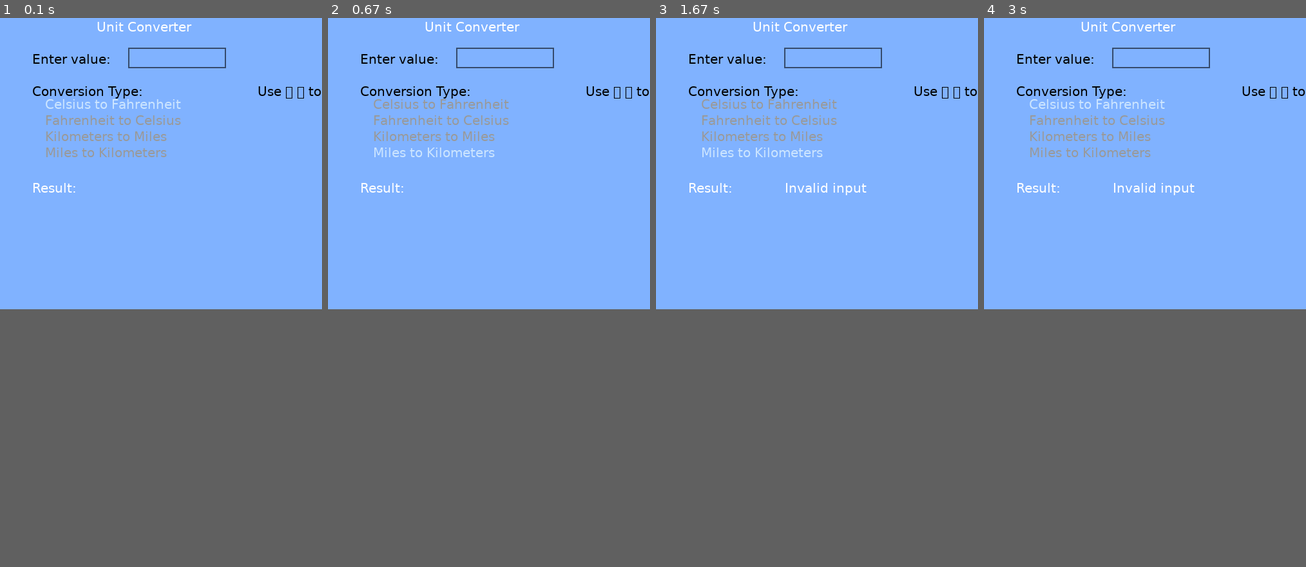
Above: before the commit, frames 1-4 (left to right).
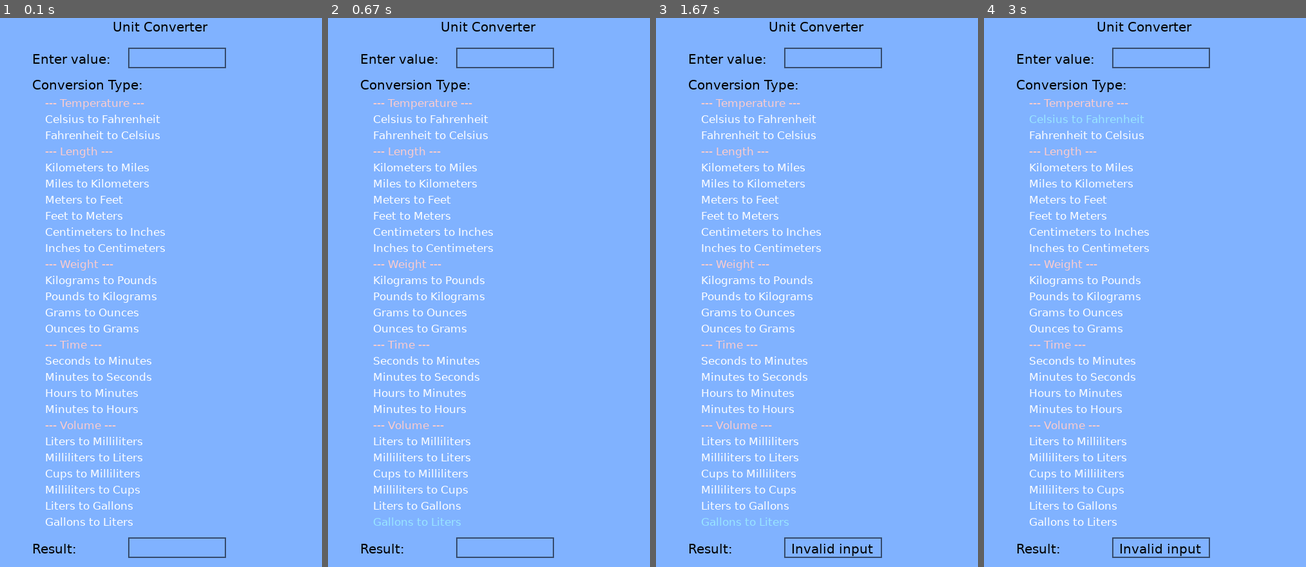
Above: after the commit, the same moments.

Repository: ffreshaf/Converter
Game: LÖVE game, started from main.lua
The game is run twice, just before and just after one commit, with the same random seed, the same clock (stepped at 60 frames per second) and the same inputs.
Inputs:
- Up to frame 1 (0.1 s): no input
- Up to frame 2 (0.67 s): hold Up from 0.33 s (still down)
- Up to frame 3 (1.67 s): release Up at 0.8 s; hold Down 0.88-1.18 s; tap Enter at 1.22 s; hold Up from 1.55 s (still down)
- Up to frame 4 (3 s): release Up at 1.92 s; hold Down 1.95-2.32 s; hold Up 2.35-2.65 s; hold Down 2.68-2.98 s
In our replay, the window is 500x500 before the commit and 500x900 after it. These sizes can differ from the game's own. Grey fills any space a smaller window leaves; there, only what the larger window draws over its background counts as a difference.

The runs differ from the first frame. In frame 1, 5.8% of the frame differs, in the area x 10-100%, y 0-99%; in frame 2, 5.8%; in frame 3, 6.1%; in frame 4, 6.1%.

Commit message:
more conversions

Diff:
--- a/conf.lua
+++ b/conf.lua
@@ -2,6 +2,6 @@
 function love.conf(t)
     t.window.title = "Converter" -- Set the window title
     t.window.width = 500 -- Set the window width
-    t.window.height = 500 -- Set the window height
+    t.window.height = 900 -- Set the window height
     t.window.resizable = true -- Allow the window to be resizable
 end
--- a/main.lua
+++ b/main.lua
@@ -3,10 +3,43 @@
 local selectedConversion = 1
 
 local conversions = {
-    { name = "Celsius to Fahrenheit", func = function(c) return c * 9/5 + 32 end },
-    { name = "Fahrenheit to Celsius", func = function(f) return (f - 32) * 5/9 end },
-    { name = "Kilometers to Miles", func = function(km) return km * 0.621371 end },
-    { name = "Miles to Kilometers", func = function(mi) return mi / 0.621371 end }
+   -- Temperature
+    { name = "--- Temperature ---", isHeader = true },
+    { name = "Celsius to Fahrenheit", func = function(c) return c * 9/5 + 32, "°F" end },
+    { name = "Fahrenheit to Celsius", func = function(f) return (f - 32) * 5/9, "°C" end },
+
+    -- Length
+    { name = "--- Length ---", isHeader = true },
+    { name = "Kilometers to Miles", func = function(km) return km * 0.621371, "mi" end },
+    { name = "Miles to Kilometers", func = function(mi) return mi / 0.621371, "km" end },
+    { name = "Meters to Feet", func = function(m) return m * 3.28084, "ft" end },
+    { name = "Feet to Meters", func = function(ft) return ft / 3.28084, "m" end },
+    { name = "Centimeters to Inches", func = function(cm) return cm / 2.54, "inch" end },
+    { name = "Inches to Centimeters", func = function(inch) return inch * 2.54, "cm" end },
+
+    -- Weight
+    { name = "--- Weight ---", isHeader = true },
+    { name = "Kilograms to Pounds", func = function(kg) return kg * 2.20462, "lb" end },
+    { name = "Pounds to Kilograms", func = function(lb) return lb / 2.20462, "kg" end },
+    { name = "Grams to Ounces", func = function(g) return g / 28.3495, "oz" end },
+    { name = "Ounces to Grams", func = function(oz) return oz * 28.3495, "g" end },
+
+    -- Time
+    { name = "--- Time ---", isHeader = true },
+    { name = "Seconds to Minutes", func = function(s) return s / 60, "min" end },
+    { name = "Minutes to Seconds", func = function(m) return m * 60, "sec" end },
+    { name = "Hours to Minutes", func = function(h) return h * 60, "min" end },
+    { name = "Minutes to Hours", func = function(m) return m / 60, "hr" end },
+
+    -- Volume
+    { name = "--- Volume ---", isHeader = true },
+    { name = "Liters to Milliliters", func = function(l) return l * 1000, "ml" end },
+    { name = "Milliliters to Liters", func = function(ml) return ml / 1000, "l" end },
+    { name = "Cups to Milliliters", func = function(c) return c * 236.588, "ml" end },
+    { name = "Milliliters to Cups", func = function(ml) return ml / 236.588, "cups" end },
+    { name = "Liters to Gallons", func = function(l) return l * 0.264172, "g" end },
+    { name = "Gallons to Liters", func = function(g) return g / 0.264172, "l" end }
+
 }
 
 function love.textinput(t)
@@ -21,43 +54,61 @@
     elseif key == "return" then
         local number = tonumber(input)
         if number then
-            result = conversions[selectedConversion].func(number)
+            local conv = conversions[selectedConversion]
+            if not conv.isHeader then
+                -- Perform conversion
+                local value, unit = conv.func(number)
+                result = string.format("%.2f %s", value, unit or "")
+            else
+                -- If it's a header, just reset the result
+                result = "Select a conversion"
+            end
         else
             result = "Invalid input"
         end
     elseif key == "up" then
-        selectedConversion = selectedConversion - 1
-        if selectedConversion < 1 then selectedConversion = #conversions end
+        repeat
+            selectedConversion = selectedConversion - 1
+            if selectedConversion < 1 then selectedConversion = #conversions end
+        until not conversions[selectedConversion].isHeader
+
     elseif key == "down" then
-        selectedConversion = selectedConversion + 1
-        if selectedConversion > #conversions then selectedConversion = 1 end
+        repeat
+            selectedConversion = selectedConversion + 1
+            if selectedConversion > #conversions then selectedConversion = 1 end
+        until not conversions[selectedConversion].isHeader
     end
 end
 
 function love.draw()
-    love.graphics.print("Unit Converter", 150, 50)
     love.graphics.setBackgroundColor(0.5, 0.7, 1.0) -- Set background color to a light blue
     love.graphics.setColor(0, 0, 0) -- Set text color to black
     love.graphics.setFont(love.graphics.newFont(20)) -- Set font size to
+    love.graphics.print("Unit Converter", 175, 50)
 
     love.graphics.print("Enter value:", 50, 100)
     love.graphics.rectangle("line", 200, 95, 150, 30)
     love.graphics.print(input, 210, 100)
 
-    love.graphics.print("Conversion Type:", 50, 150)
-    love.graphics.print("Use ↑ ↓ to change", 400, 150)
+    love.graphics.print("Conversion Type:", 50, 140)
 
+    love.graphics.setFont(love.graphics.newFont(17)) -- Set font size to
     for i, conv in ipairs(conversions) do
-        if i == selectedConversion then
-            love.graphics.setColor(0.8, 0.9, 1) -- Highlight selected conversion in red
+        if conv.isHeader then
+            love.graphics.setColor(1, 0.8, 0.8) -- Header color
+
+        elseif i == selectedConversion then
+            love.graphics.setColor(0.6, 0.9, 1) -- Highlight selected conversion in red
         else
-            love.graphics.setColor(0.6, 0.6, 0.6) -- Normal text color
+            love.graphics.setColor(1, 1, 1) -- Normal text color
         end
         love.graphics.print(conv.name, 70, 170 + (i - 1) * 25)
     end
 
-   love.graphics.setColor(1, 1, 1)
-   love.graphics.print("Result:", 50, 300)
-   love.graphics.print(tostring(result), 200, 300)
+   love.graphics.setFont(love.graphics.newFont(20)) -- Set font size to
+   love.graphics.setColor(0, 0, 0)
+   love.graphics.print("Result:", 50, 860)
+   love.graphics.rectangle("line", 200, 855, 150, 30)
+   love.graphics.print(tostring(result), 210, 860)
 
 end
